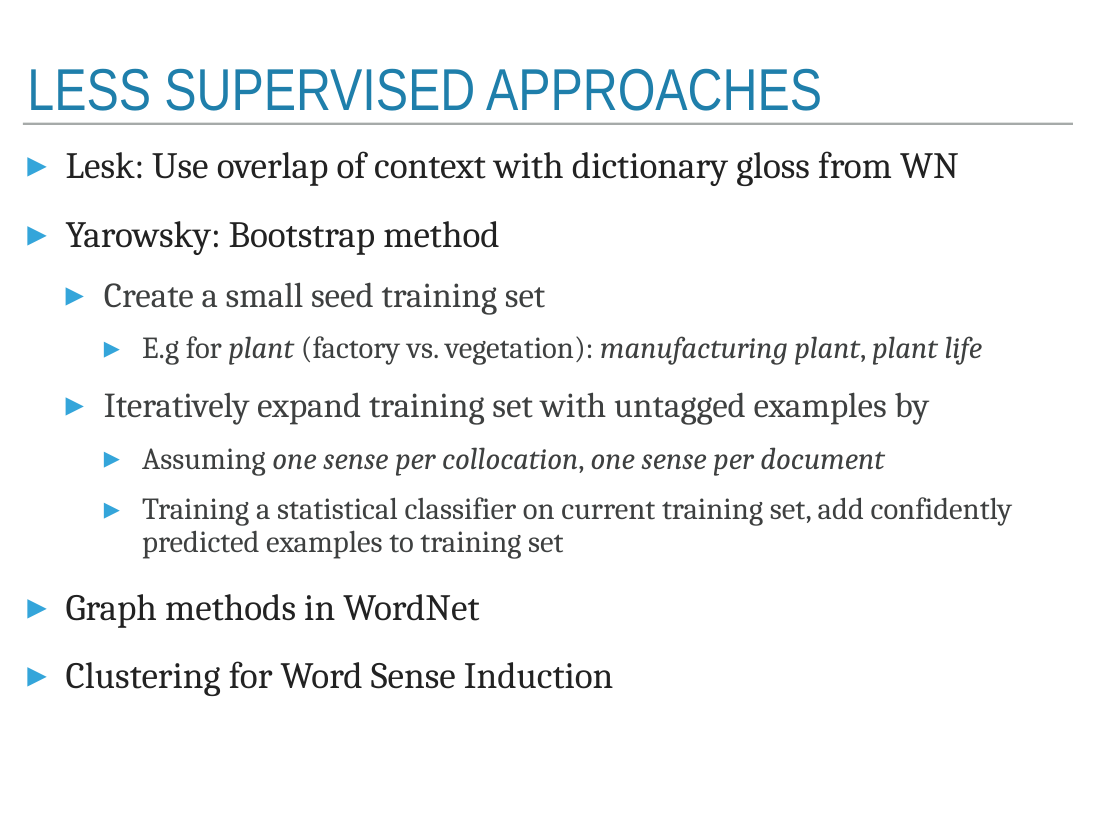
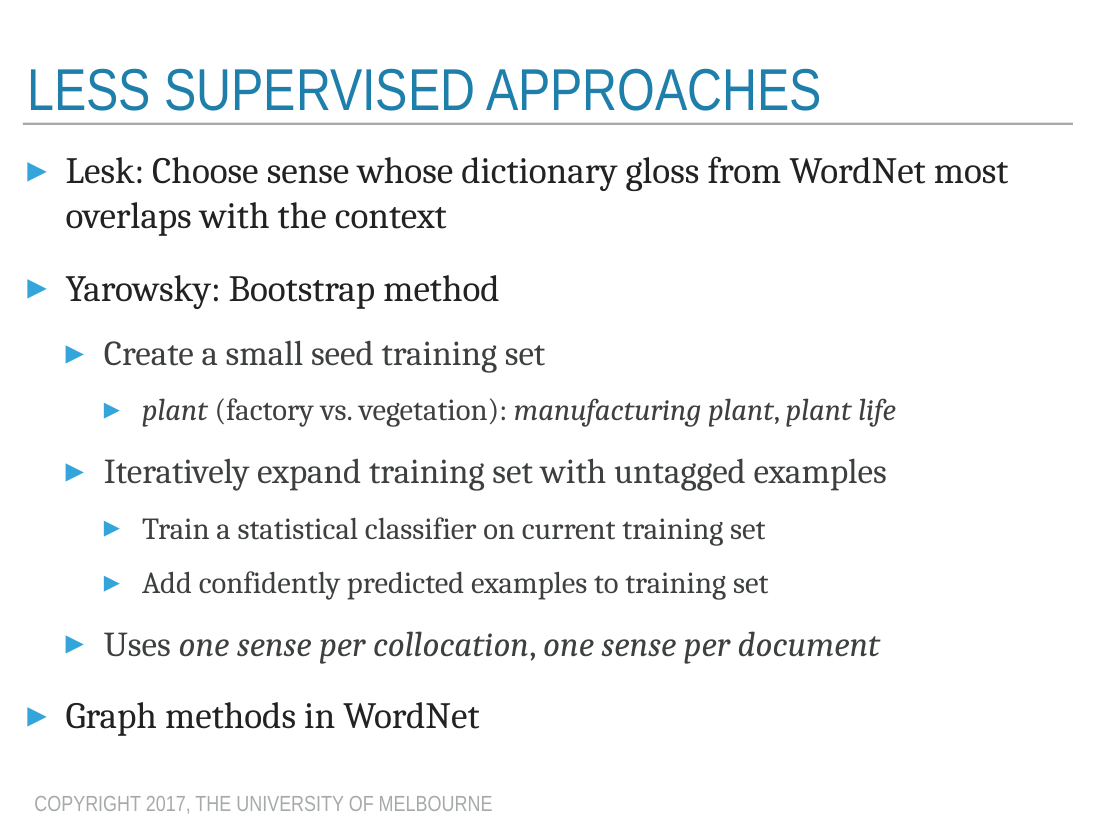
Before and after one commit to trevorcohn/comp90042, a slide deck: slide 14 of slides/WSTA_L8_lexical_semantics.pptx. Drawn at 1120x840 pixels with LibreOffice and Linux fonts; fonts in the diff are those of the drawing. Boxes give left, top, right and bottom in pixels: in the first picture for what was removed or moved away, otherwise in the second. Text is boxed around its words. In the diff, an @@ line names an element or a change of style, - is before the commit and + after.

```diff
--- a/slides/WSTA_L8_lexical_semantics.pptx
+++ b/slides/WSTA_L8_lexical_semantics.pptx
@@ text at (x1=66, y1=156, x2=1009, y2=236): text changed @@
-▸ Lesk: Use overlap of context with dictionary gloss from WN
+▸ Lesk: Choose sense whose dictionary gloss from WordNet most overlaps with the context
@@ text at (x1=66, y1=275, x2=546, y2=736): line spacing 0.9 to 1 @@
@@ text at (x1=104, y1=398, x2=896, y2=664): text changed @@
-    ▸ E.g for plant (factory vs. vegetation): manufacturing plant, plant life
-  ▸ Iteratively expand training set with untagged examples by
-    ▸ Assuming one sense per collocation, one sense per document
-    ▸ Training a statistical classifier on current training set, add confidently predicted examples to training set
+    ▸ plant (factory vs. vegetation): manufacturing plant, plant life
+  ▸ Iteratively expand training set with untagged examples
+    ▸ Train a statistical classifier on current training set
+    ▸ Add confidently predicted examples to training set
+  ▸ Uses one sense per collocation, one sense per document
@@ text at (x1=66, y1=661, x2=614, y2=696): paragraph removed @@
-▸ Clustering for Word Sense Induction
@@ text added at (x1=34, y1=796, x2=493, y2=814), 20 pt, text #A6AAA9 @@
+COPYRIGHT 2017, THE UNIVERSITY OF MELBOURNE
```
Also in this commit, not shown: 19 other slides changed, 1 other file.
